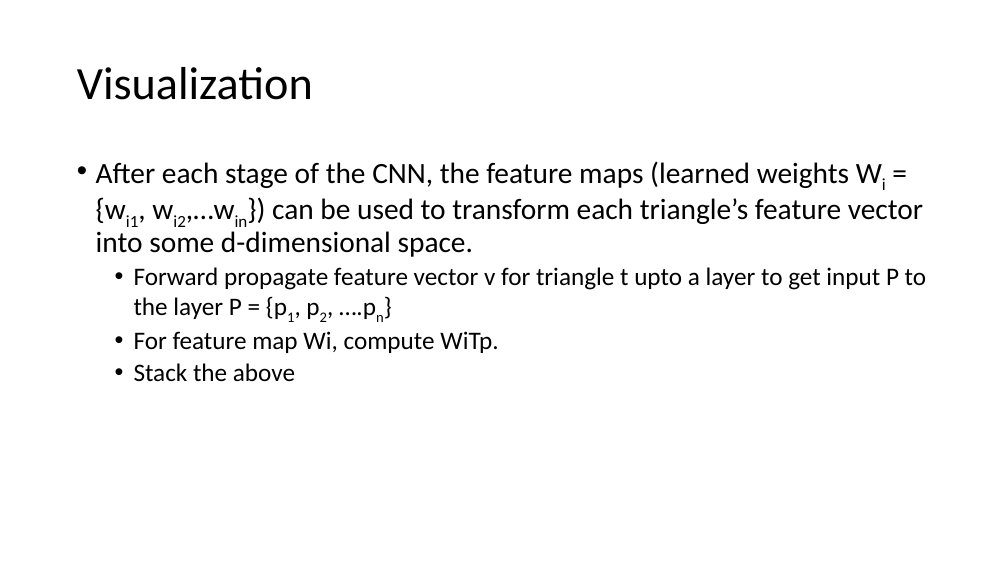
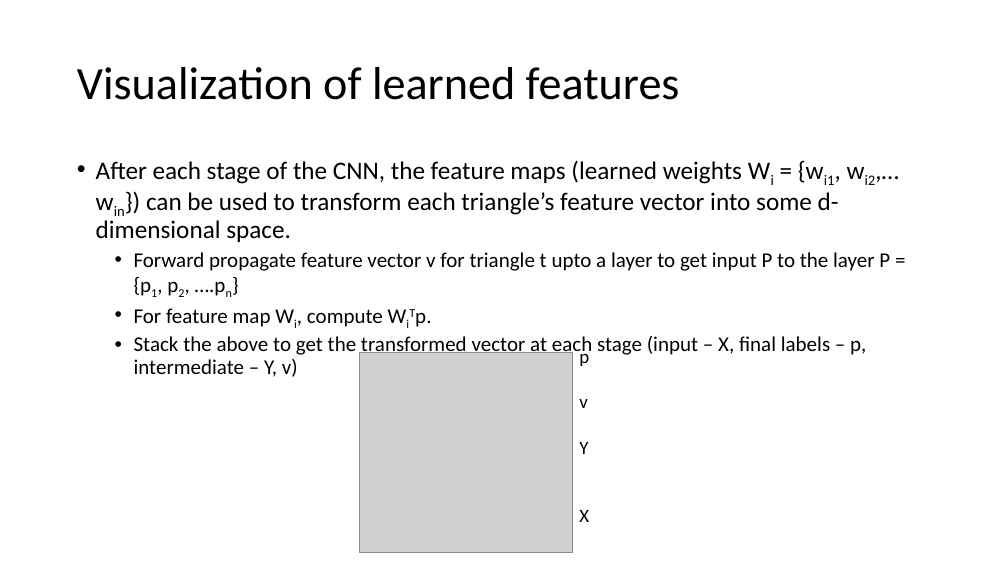
Before and after one commit to indivisibleatom/lectureNotes, a slide deck: slide 21 of sources/Guo_Mesh_Labeling.pptx. Drawn at 1008x567 pixels with LibreOffice and Linux fonts; fonts in the diff are those of the drawing; grey boxes stand for pictures. Boxes give left, top, right and bottom in pixels: in the first picture for what was removed or moved away, otherwise in the second. Text is boxed around its words. In the diff, an @@ line names an element or a change of style, - is before the commit and + after.

```diff
--- a/sources/Guo_Mesh_Labeling.pptx
+++ b/sources/Guo_Mesh_Labeling.pptx
@@ title at <box>77,67,680,100</box>: text changed @@
-Visualization
+Visualization of learned features
@@ text at <box>96,160,890,327</box>: size 28 to 24 pt in "After each stage of the CNN, the ..."; size 24 to 20 pt in "Forward propagate feature vector v for triangle ...", "For feature map Wi, compute WiTp."; now subscript in "Wi, WiTp."; now superscript in "WiTp." @@
@@ text at <box>134,336,866,377</box>: text changed; size 24 to 20 pt @@
-  • Stack the above
+  • Stack the above to get the transformed vector at each stage (input – X, final labels – p, intermediate – Y, v)
@@ picture added at <box>359,352,572,553</box> @@
@@ text added at <box>579,348,589,522</box>, 18 pt, text #000000 @@
+p
+v
+Y
+X
```
Also in this commit, not shown: 5 slides added, 1 slide removed.
